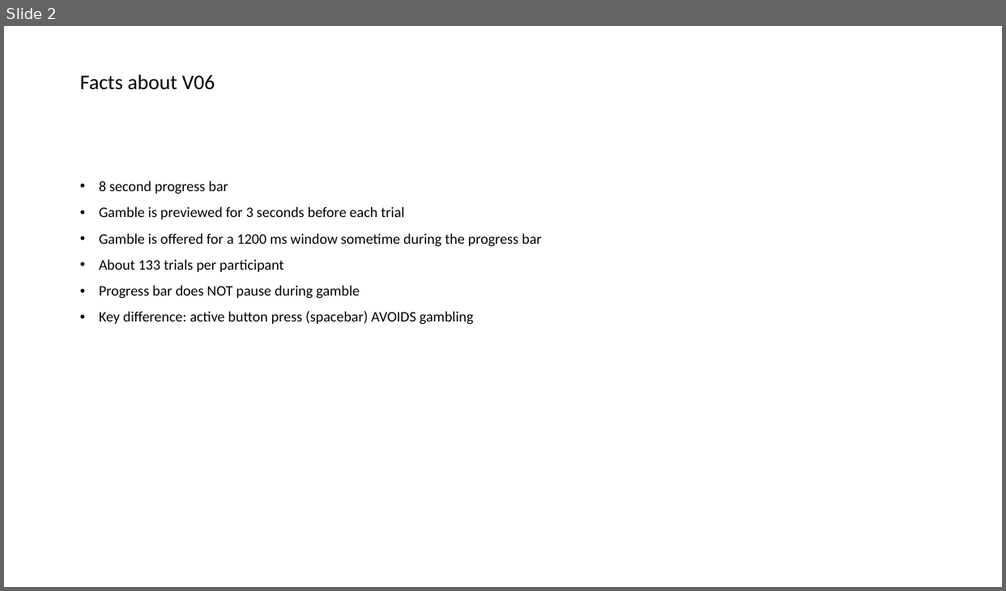
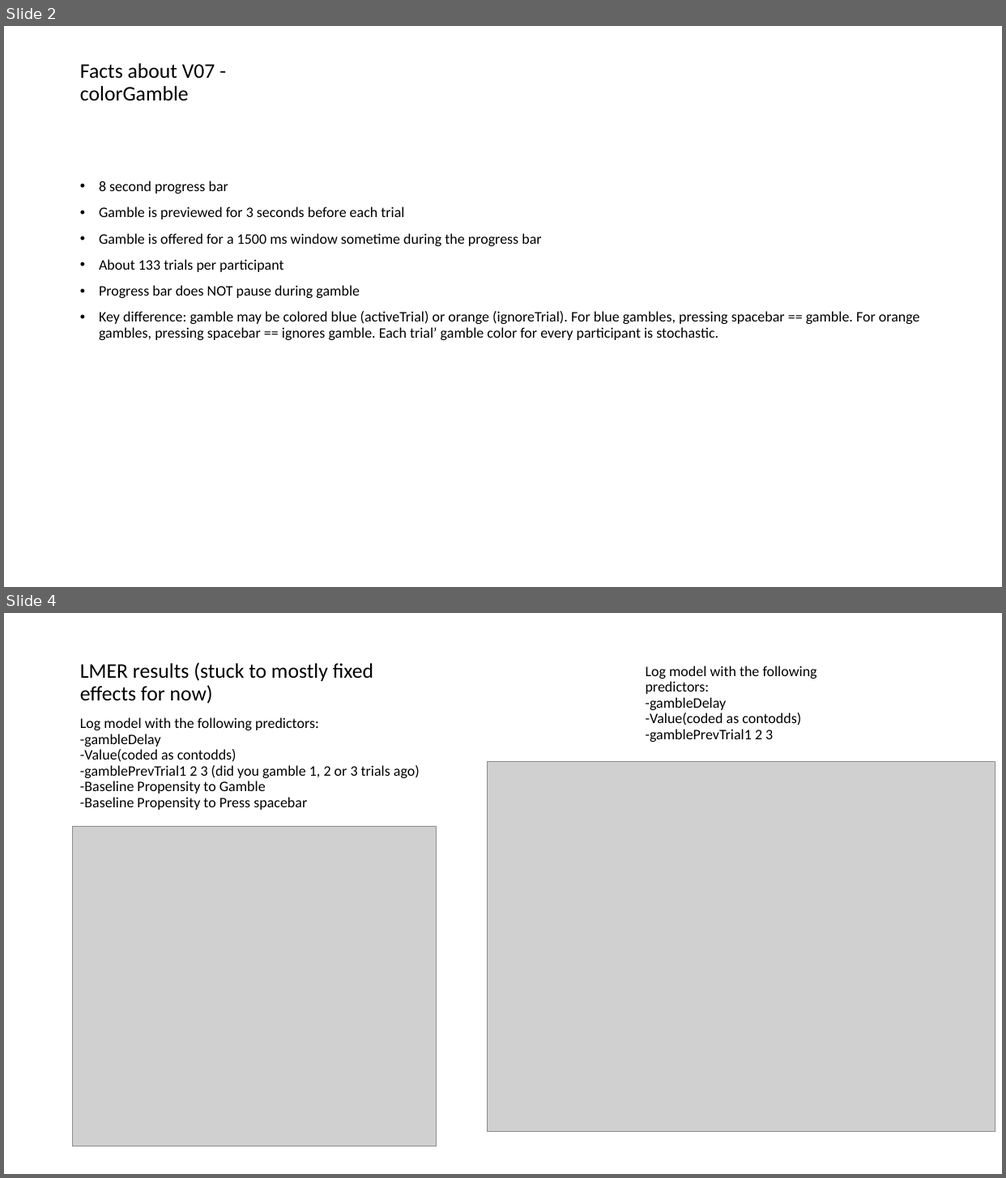
Before and after one commit to gpagnier/rampAnalysis, a slide deck: Rampv07ColorGamble.pptx. Shown one above the other, each under a label of ours: slide 2 before the commit, slides 2 and 4 after it; the slides between them are not shown. The pictures are 1006x591 and 1006x1178 pixels, drawn with LibreOffice and Linux fonts; fonts in the diff are those of the drawing; grey boxes stand for pictures. Boxes give left, top, right and bottom in pixels: in the first picture for what was removed or moved away, otherwise in the second. Text is boxed around its words. In the diff, an @@ line names an element or a change of style, - is before the commit and + after.

```diff
--- a/Rampv07ColorGamble.pptx
+++ b/Rampv07ColorGamble.pptx
@@ slide 4 added at [4,613,1002,1174], background #FFFFFF @@
@@ text added at [80,662,373,704], 20 pt, text #000000 @@
+LMER results (stuck to mostly fixed effects for now)
@@ text added at [646,666,817,742], 14 pt, text #000000 @@
+Log model with the following predictors:
+-gambleDelay
+-Value(coded as contodds)
+-gamblePrevTrial1 2 3
@@ text added at [80,717,420,810], 14 pt, text #000000 @@
+Log model with the following predictors:
+-gambleDelay
+-Value(coded as contodds)
+-gamblePrevTrial1 2 3 (did you gamble 1, 2 or 3 trials ago)
+-Baseline Propensity to Gamble
+-Baseline Propensity to Press spacebar
@@ picture added at [488,761,995,1131] @@
@@ picture added at [73,826,437,1147] @@
@@ slide 2 changed as well @@
@@ title at [80,63,215,101]: text changed @@
-Facts about V06
+Facts about V07 - colorGamble
@@ text at [99,233,541,246]: text changed @@
-• Gamble is offered for a 1200 ms window sometime during the progress bar
+• Gamble is offered for a 1500 ms window sometime during the progress bar
@@ text at [99,311,920,340]: text changed @@
-• Key difference: active button press (spacebar) AVOIDS gambling
+• Key difference: gamble may be colored blue (activeTrial) or orange (ignoreTrial). For blue gambles, pressing spacebar == gamble. For orange gambles, pressing spacebar == ignores gamble. Each trial’ gamble color for every participant is stochastic.
```
Also in this commit, not shown: 9 other slides changed, 5 other slides added, 6 slides removed, 9 other files.
